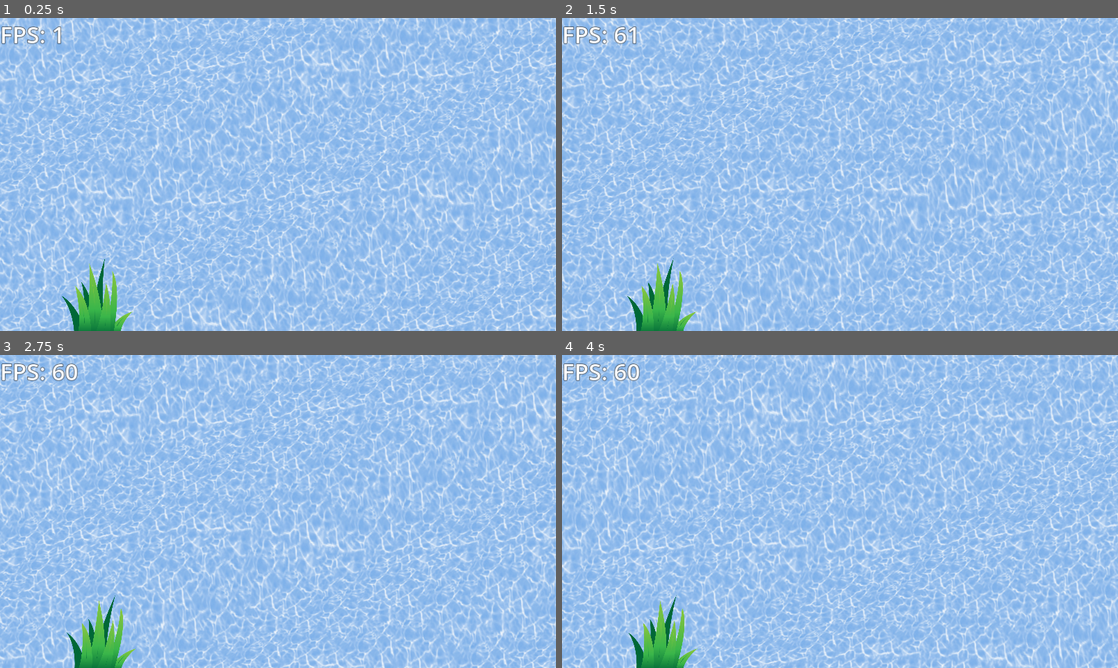
Above: before the commit, frames 1-4 (two rows, left to right).
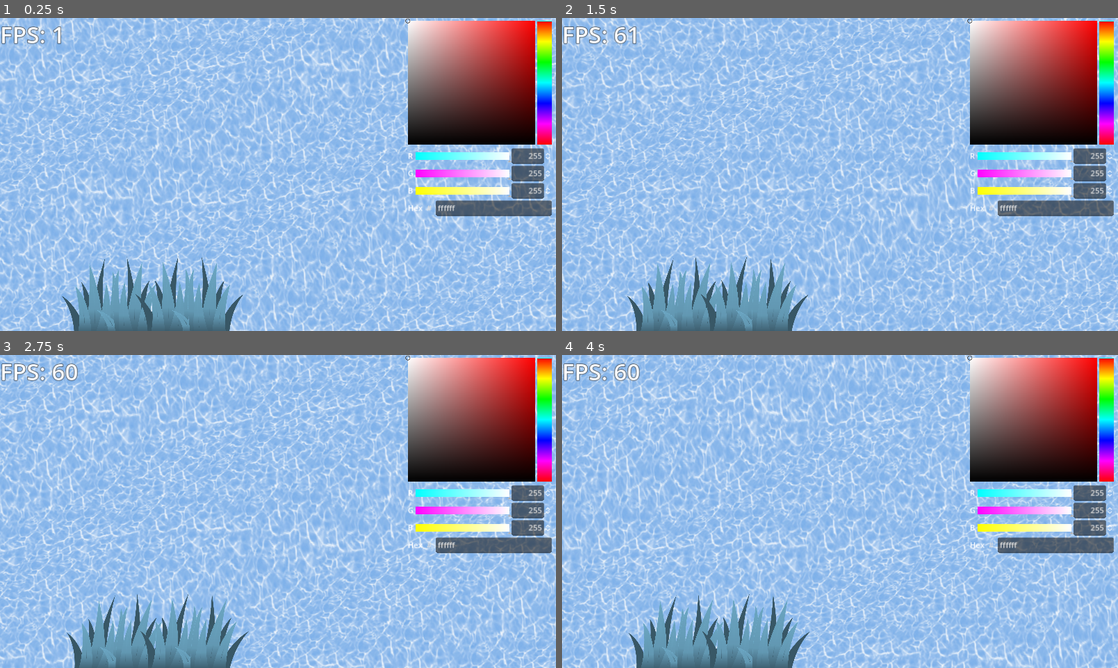
Above: after the commit, the same moments.

Repository: fj0lverkr/water-shader-test
Game: Godot game, scene res://scenes/main/main.tscn
The game is run twice, just before and just after one commit, with the same random seed, the same clock (stepped at 60 frames per second) and the same inputs.
Inputs:
- Up to frame 1 (0.25 s): no input
- Up to frame 2 (1.5 s): no input
- Up to frame 3 (2.75 s): no input
- Up to frame 4 (4 s): no input

The runs differ from the first frame. In frame 1, 18% of the frame differs, in the area x 11-100%, y 0-100%; in frame 2, 18%; in frame 3, 18%; in frame 4, 18%.

Commit message:
added color replacement shader to grass scene

Diff:
--- a/assets/shaders/grass.gdshader
+++ b/assets/shaders/grass.gdshader
@@ -1,7 +1,21 @@
 shader_type canvas_item;
+
+uniform vec3 replacement_color:source_color;
 
 void vertex() {
 	if(VERTEX.y < 0.0){
 		VERTEX += vec2(sin(TIME*0.5) * 100.0, 0.0);
 	}
 }
+
+void fragment() {
+	vec3 color_wo_green = COLOR.rgb * vec3(1,0,1);
+	float amount_of_rb = length(color_wo_green);
+	float mask_rb = step(1.0, amount_of_rb);
+	vec3 retained_color = COLOR.rgb * mask_rb;
+	float mask_g = (1.0 - mask_rb) * COLOR.g;
+	vec3 masked_replacement = replacement_color * mask_g;
+	vec3 final_color = masked_replacement + retained_color;
+
+	COLOR.rgb = final_color;
+}
--- a/project.godot
+++ b/project.godot
@@ -15,6 +15,10 @@
 config/features=PackedStringArray("4.3", "Mobile")
 config/icon="res://icon.svg"
 
+[autoload]
+
+SignalBus="*res://singletons/signal_bus.gd"
+
 [display]
 
 window/stretch/mode="canvas_items"
--- /dev/null
+++ b/scenes/grass/grass.gd
@@ -0,0 +1,12 @@
+extends Sprite2D
+
+const P_COLOR: String = "replacement_color"
+
+
+# Called when the node enters the scene tree for the first time.
+func _ready() -> void:
+	SignalBus.on_colorpicker_updated.connect(_on_colorpicker_updated)
+
+
+func _on_colorpicker_updated(color: Color) -> void:
+	material.set_shader_parameter(P_COLOR, color)
--- a/scenes/grass/grass.tscn
+++ b/scenes/grass/grass.tscn
@@ -1,11 +1,14 @@
-[gd_scene load_steps=4 format=3 uid="uid://bjus42htcqye"]
+[gd_scene load_steps=5 format=3 uid="uid://bjus42htcqye"]
 
 [ext_resource type="Texture2D" uid="uid://t2k433un2j7d" path="res://assets/textures/lawn-1417835_640.png" id="1_881ab"]
 [ext_resource type="Shader" path="res://assets/shaders/grass.gdshader" id="1_rgavy"]
+[ext_resource type="Script" path="res://scenes/grass/grass.gd" id="3_vtl43"]
 
 [sub_resource type="ShaderMaterial" id="ShaderMaterial_sbvkw"]
 shader = ExtResource("1_rgavy")
+shader_parameter/replacement_color = Color(0.542722, 0.837184, 0.98399, 1)
 
 [node name="Grass" type="Sprite2D"]
 material = SubResource("ShaderMaterial_sbvkw")
 texture = ExtResource("1_881ab")
+script = ExtResource("3_vtl43")
--- a/scenes/main/main.gd
+++ b/scenes/main/main.gd
@@ -12,3 +12,7 @@
 
 func _process(_delta: float) -> void:
 	fps_label.text = _initial_text + str(Engine.get_frames_per_second())
+
+
+func _on_color_picker_color_changed(color: Color) -> void:
+	SignalBus.on_colorpicker_updated.emit(color)
--- a/scenes/main/main.tscn
+++ b/scenes/main/main.tscn
@@ -20,6 +20,35 @@
 text = "FPS: "
 label_settings = SubResource("LabelSettings_p6p0i")
 
-[node name="Grass" parent="." instance=ExtResource("3_d58ff")]
+[node name="Grasses" type="Node" parent="."]
+
+[node name="Grass" parent="Grasses" instance=ExtResource("3_d58ff")]
 position = Vector2(200, 577)
 scale = Vector2(0.25, 0.25)
+
+[node name="Grass2" parent="Grasses" instance=ExtResource("3_d58ff")]
+position = Vector2(274, 574)
+scale = Vector2(0.25, 0.25)
+flip_h = true
+
+[node name="Grass3" parent="Grasses" instance=ExtResource("3_d58ff")]
+position = Vector2(352, 573)
+scale = Vector2(0.25, 0.25)
+
+[node name="Grass4" parent="Grasses" instance=ExtResource("3_d58ff")]
+position = Vector2(429, 574)
+scale = Vector2(0.25, 0.25)
+flip_h = true
+
+[node name="ColorPicker" type="ColorPicker" parent="."]
+offset_left = 841.0
+offset_top = 2.0
+offset_right = 1147.0
+offset_bottom = 647.0
+edit_alpha = false
+can_add_swatches = false
+sampler_visible = false
+color_modes_visible = false
+presets_visible = false
+
+[connection signal="color_changed" from="ColorPicker" to="." method="_on_color_picker_color_changed"]
--- /dev/null
+++ b/singletons/signal_bus.gd
@@ -0,0 +1,3 @@
+extends Node
+
+signal on_colorpicker_updated(color: Color)
